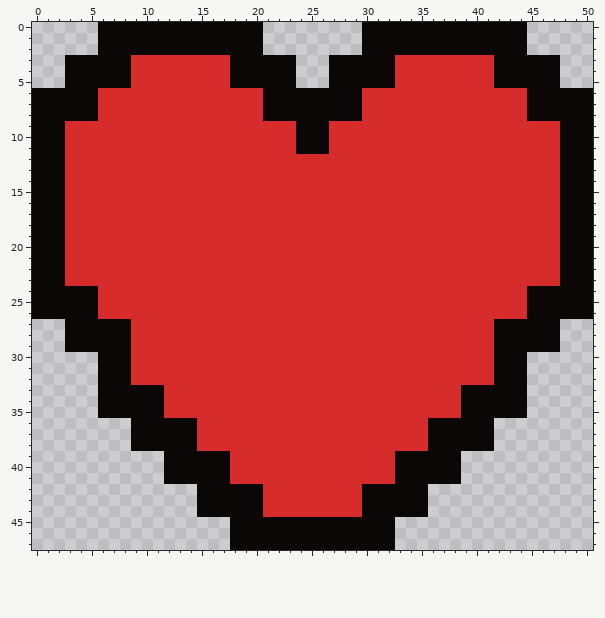
Two states of a pixel-art sprite, game/Terminal_Dusk/Terminal_Dusk/Content/hpScale.png. The picture above was drawn from the file before the commit.
The file is 51x48 pixels.
New version:
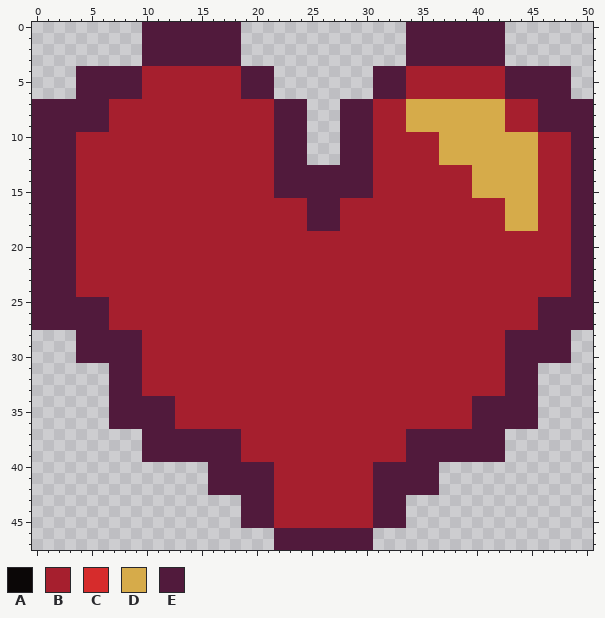
Palette (. is transparent): A #0b0707  B #a61f2e  C #d62c2c  D #d6ab4a  E #511a3c
Edits made:
Changed rows in their new state; - is an unchanged pixel.
first column x 0:
 0 ------....EEEEEEEEE..---------....EEEEEEEEE..------
 1 ------....EEEEEEEEE..---------....EEEEEEEEE..------
 2 ------....EEEEEEEEE..---------....EEEEEEEEE..------
 3 ---.......EEEEEEEEE.....---.......EEEEEEEEE.....---
 4 ---.EEEEEEBBBBBBBBBEEE..---....EEEBBBBBBBBBEEEEEE--
 5 ---.EEEEEEBBBBBBBBBEEE..---....EEEBBBBBBBBBEEEEEE--
 6 ....EEEEEEBBBBBBBBBEEE.........EEEBBBBBBBBBEEEEEE..
 7 EEEEEEEBBBBBBBBBBBBBBBEEE...EEEBBBDDDDDDDDDBBBEEEEE
 8 EEEEEEEBBBBBBBBBBBBBBBEEE...EEEBBBDDDDDDDDDBBBEEEEE
 9 EEEEEEEBBBBBBBBBBBBBBBEEE...EEEBBBDDDDDDDDDBBBEEEEE
10 EEEEBBBBBBBBBBBBBBBBBBEEE...EEEBBBBBBDDDDDDDDDBBBEE
11 EEEEBBBBBBBBBBBBBBBBBBEEE...EEEBBBBBBDDDDDDDDDBBBEE
12 EEEEBBBBBBBBBBBBBBBBBBEEE...EEEBBBBBBDDDDDDDDDBBBEE
13 EEEEBBBBBBBBBBBBBBBBBBEEEEEEEEEBBBBBBBBBDDDDDDBBBEE
14 EEEEBBBBBBBBBBBBBBBBBBEEEEEEEEEBBBBBBBBBDDDDDDBBBEE
15 EEEEBBBBBBBBBBBBBBBBBBEEEEEEEEEBBBBBBBBBDDDDDDBBBEE
16 EEEEBBBBBBBBBBBBBBBBBBBBBEEEBBBBBBBBBBBBBBBDDDBBBEE
17 EEEEBBBBBBBBBBBBBBBBBBBBBEEEBBBBBBBBBBBBBBBDDDBBBEE
18 EEEEBBBBBBBBBBBBBBBBBBBBBEEEBBBBBBBBBBBBBBBDDDBBBEE
19 EEEEBBBBBBBBBBBBBBBBBBBBBBBBBBBBBBBBBBBBBBBBBBBBBEE
20 EEEEBBBBBBBBBBBBBBBBBBBBBBBBBBBBBBBBBBBBBBBBBBBBBEE
21 EEEEBBBBBBBBBBBBBBBBBBBBBBBBBBBBBBBBBBBBBBBBBBBBBEE
22 EEEEBBBBBBBBBBBBBBBBBBBBBBBBBBBBBBBBBBBBBBBBBBBBBEE
23 EEEEBBBBBBBBBBBBBBBBBBBBBBBBBBBBBBBBBBBBBBBBBBBBBEE
24 EEEEBBBBBBBBBBBBBBBBBBBBBBBBBBBBBBBBBBBBBBBBBBBBBEE
25 EEEEEEEBBBBBBBBBBBBBBBBBBBBBBBBBBBBBBBBBBBBBBBEEEEE
26 EEEEEEEBBBBBBBBBBBBBBBBBBBBBBBBBBBBBBBBBBBBBBBEEEEE
27 EEEEEEEBBBBBBBBBBBBBBBBBBBBBBBBBBBBBBBBBBBBBBBEEEEE
28 ---.EEEEEEBBBBBBBBBBBBBBBBBBBBBBBBBBBBBBBBBEEEEEE--
29 ---.EEEEEEBBBBBBBBBBBBBBBBBBBBBBBBBBBBBBBBBEEEEEE--
30 ----EEEEEEBBBBBBBBBBBBBBBBBBBBBBBBBBBBBBBBBEEEEEE--
31 ------.EEEBBBBBBBBBBBBBBBBBBBBBBBBBBBBBBBBBEEE-----
32 ------.EEEBBBBBBBBBBBBBBBBBBBBBBBBBBBBBBBBBEEE-----
33 ------.EEEBBBBBBBBBBBBBBBBBBBBBBBBBBBBBBBBBEEE-----
34 ------.EEEEEEBBBBBBBBBBBBBBBBBBBBBBBBBBBEEEEEE-----
35 ------.EEEEEEBBBBBBBBBBBBBBBBBBBBBBBBBBBEEEEEE-----
36 -------EEEEEEBBBBBBBBBBBBBBBBBBBBBBBBBBBEEEEEE-----
37 ---------.EEEEEEEEEBBBBBBBBBBBBBBBEEEEEEEEE--------
38 ---------.EEEEEEEEEBBBBBBBBBBBBBBBEEEEEEEEE--------
39 ----------EEEEEEEEEBBBBBBBBBBBBBBBEEEEEEEEE--------
40 ------------....EEEEEEBBBBBBBBBEEEEEE..------------
41 ------------....EEEEEEBBBBBBBBBEEEEEE..------------
42 ---------------.EEEEEEBBBBBBBBBEEEEEE--------------
43 ---------------....EEEBBBBBBBBBEEE..---------------
44 ---------------....EEEBBBBBBBBBEEE..---------------
45 ------------------.EEEBBBBBBBBBEEE-----------------
46 ------------------....EEEEEEEEE..------------------
47 ------------------....EEEEEEEEE..------------------
